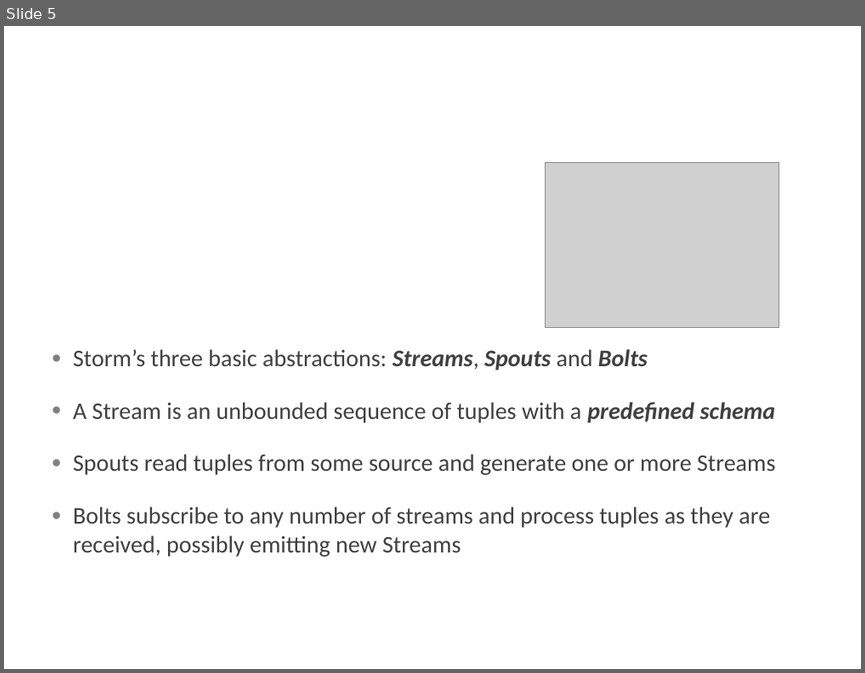
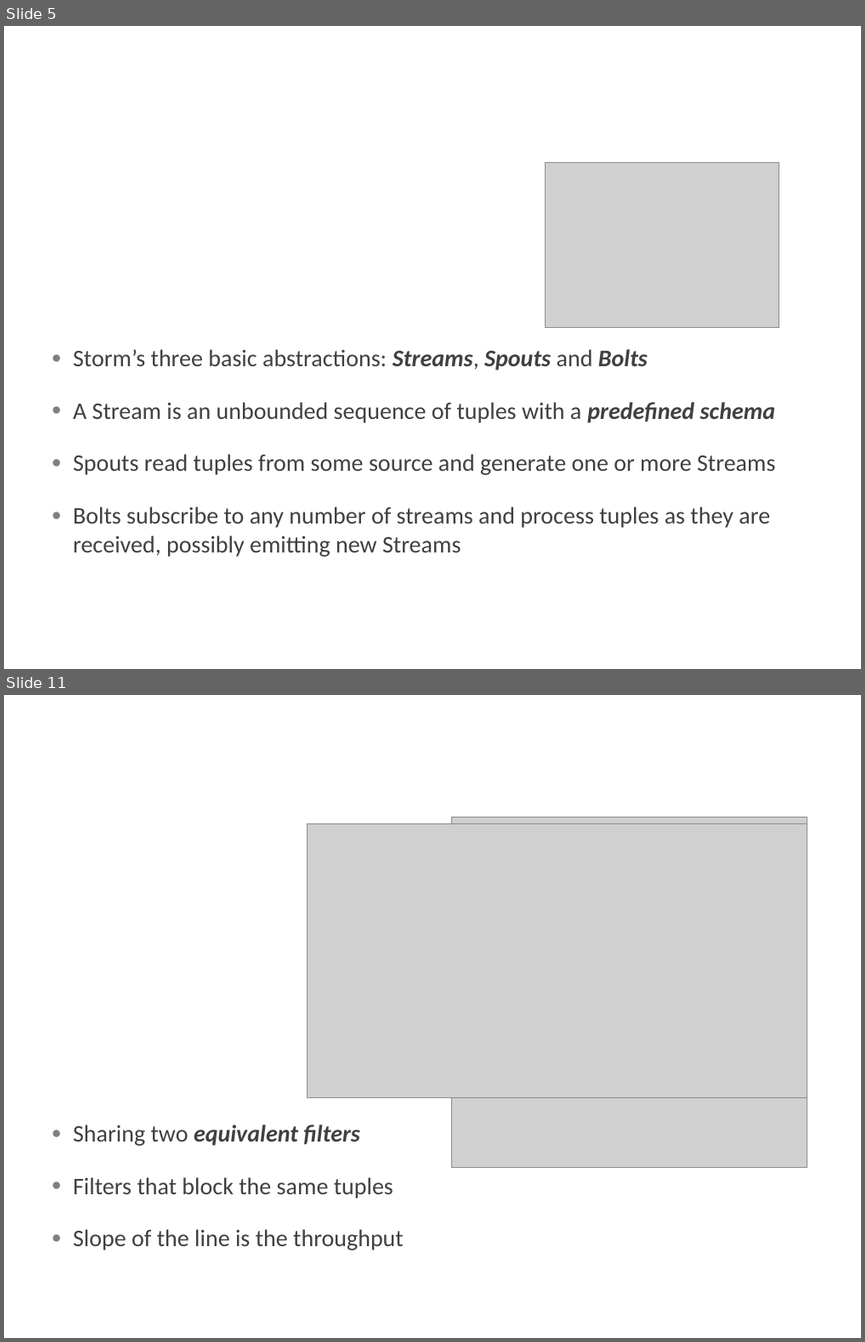
Before and after one commit to marinosm/reteonstorm, a slide deck: Presentation1.pptx. Shown one above the other, each under a label of ours: slide 5 before the commit, slides 5 and 11 after it; the slides between them are not shown. The pictures are 865x673 and 865x1342 pixels, drawn with LibreOffice and Linux fonts; fonts in the diff are those of the drawing; grey boxes stand for pictures; background and template pictures are left out. Boxes give left, top, right and bottom in pixels: in the first picture for what was removed or moved away, otherwise in the second. Text is boxed around its words. In the diff, an @@ line names an element or a change of style, - is before the commit and + after.

```diff
--- a/Presentation1.pptx
+++ b/Presentation1.pptx
@@ slide 11 added at [4, 695, 861, 1338], background picture (left out) @@
@@ picture added at [451, 817, 806, 1167] @@
@@ title added at [42, 831, 260, 938], 36 pt, text #FFFFFF @@
+Third experiment
@@ picture added at [307, 823, 806, 1097] @@
@@ text added at [73, 1124, 404, 1250], 20 pt, text #404040 @@
+● Sharing two equivalent filters
+● Filters that block the same tuples
+● Slope of the line is the throughput
```
Also in this commit, not shown: 1 slide changed, 7 other slides added, 1 other file.
